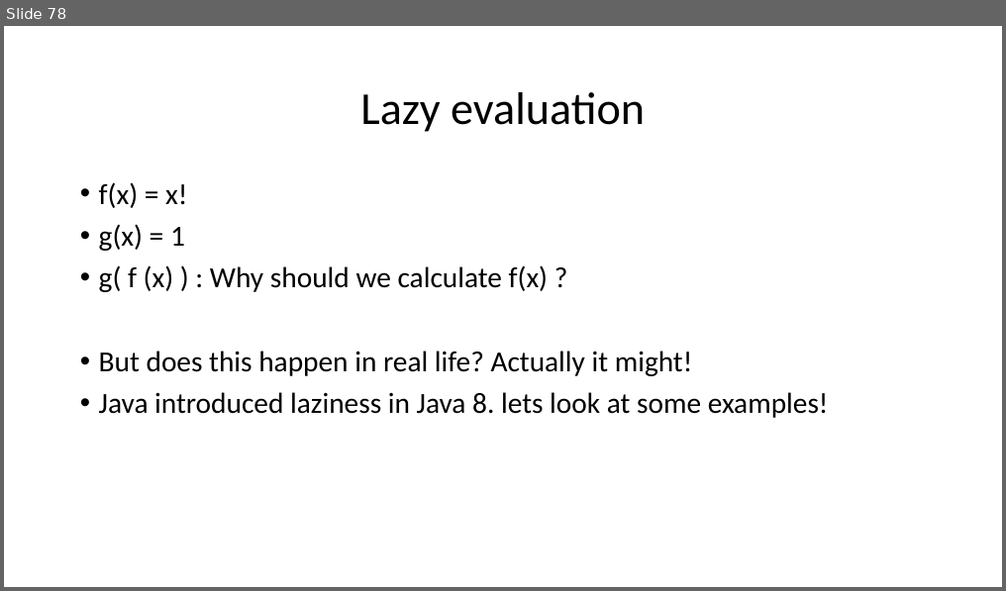
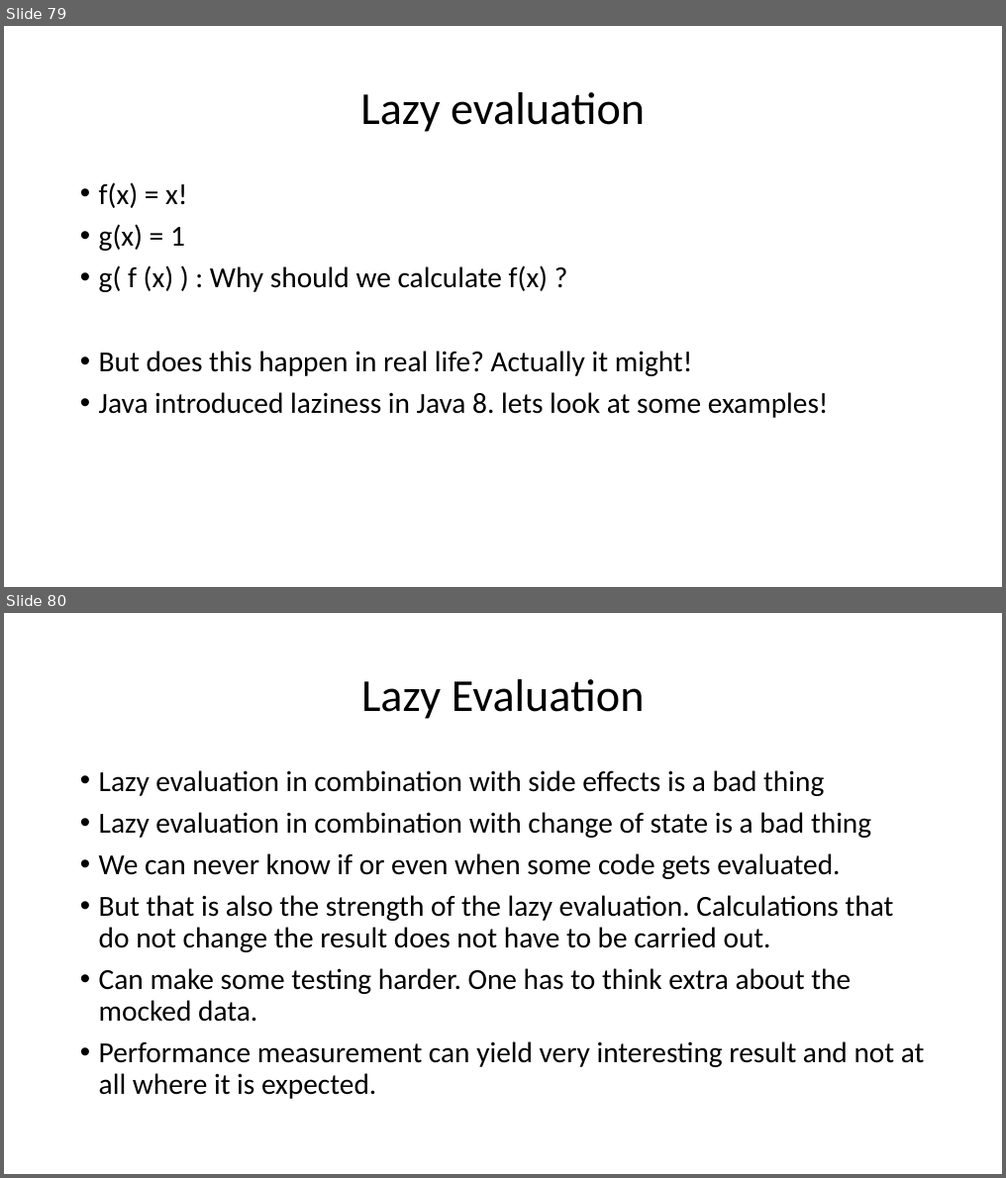
Before and after one commit to aludkiewicz/comparativefunc, a slide deck: presentation.pptx. Shown one above the other, each under a label of ours: slide 78 before the commit, slides 79 and 80 after it. The pictures are 1006x591 and 1006x1178 pixels, drawn with LibreOffice and Linux fonts; fonts in the diff are those of the drawing. Boxes give left, top, right and bottom in pixels: in the first picture for what was removed or moved away, otherwise in the second. Text is boxed around its words. In the diff, an @@ line names an element or a change of style, - is before the commit and + after.

```diff
--- a/presentation.pptx
+++ b/presentation.pptx
@@ slide 80 added at (4, 613, 1002, 1174), background #FFFFFF @@
@@ title added at (361, 679, 645, 719), 44 pt, text #000000 @@
+Lazy Evaluation
@@ text added at (99, 770, 925, 1099), 28 pt, text #000000 @@
+• Lazy evaluation in combination with side effects is a bad thing
+• Lazy evaluation in combination with change of state is a bad thing
+• We can never know if or even when some code gets evaluated.
+• But that is also the strength of the lazy evaluation. Calculations that do not change the result does not have to be carried out.
+• Can make some testing harder. One has to think extra about the mocked data.
+• Performance measurement can yield very interesting result and not at all where it is expected.
@@ what was slide 78 is now slide 79 @@
```
Also in this commit, not shown: 8 slides changed, 3 other slides added.
